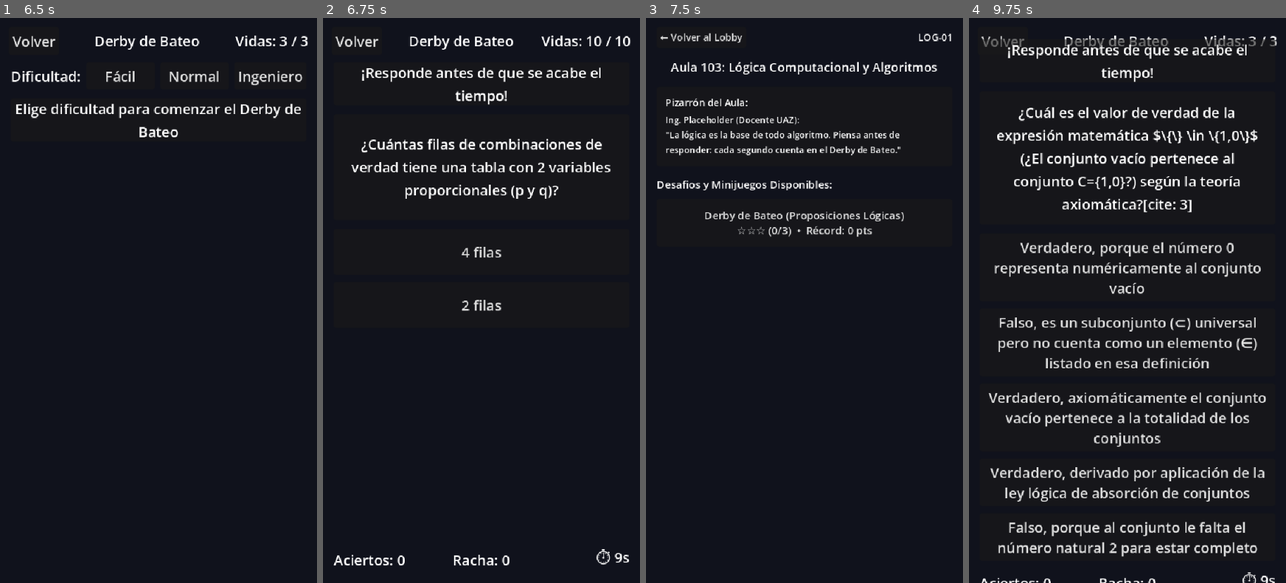
Above: before the commit, frames 1-4 (left to right).
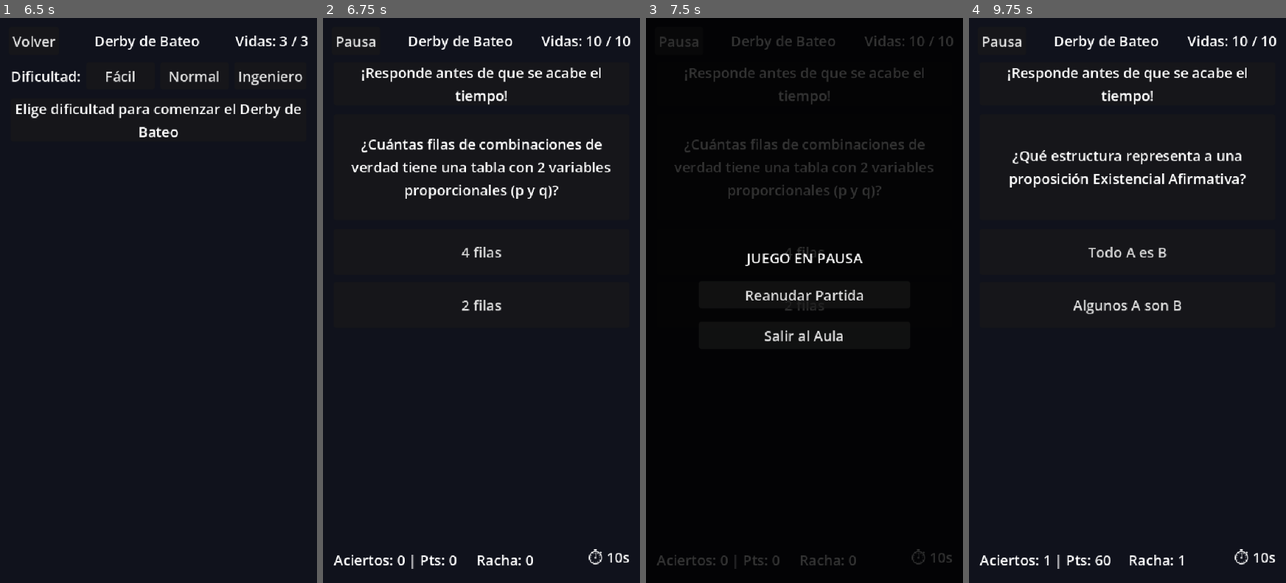
Above: after the commit, the same moments.

Repository: Bijou91/Morelosoft-International-Solutions
Game: Godot game, scene res://scenes/minigames/logica/derby_de_bateo/DerbyDeBateo.tscn
The game is run twice, just before and just after one commit, with the same random seed, the same clock (stepped at 60 frames per second) and the same inputs. This scene is started directly instead of the project's main scene.
Inputs (mouse positions are in pixels of both pictures, inside the frame that each line leads up to):
- Up to frame 1 (6.5 s): click "Volver" at 0.5 s; click "← Volver al Lobby" at 1.25 s; click "<-" at 2 s; click "Salón (Programación)" at 2.75 s; click "← Volver al Lobby" at 3.5 s; click "->" at 4.25 s; click "Salón (Lógica)" at 5 s; click "Derby de Bateo (Proposiciones…" at 5.75 s
- Up to frame 2 (6.75 s): click "Fácil" at 6.5 s
- Up to frame 3 (7.5 s): click (677, 40) at 7.25 s, where only the run after the commit has a clickable "Pausa"
- Up to frame 4 (9.75 s): click (1127, 294) at 8 s, where only the run after the commit has a clickable "Reanudar Partida"; click "Derby de Bateo (Proposiciones…" (after the commit: "4 filas") at 8.75 s; click (1238, 74) at 9.5 s, where only the run before the commit has a clickable "Ingeniero"

Frame 1 is identical in both runs. In frame 2, 0.9% of the frame differs, in the area x 3-97%, y 3-98%; in frame 3, 6.5%; in frame 4, 16%, in the area x 3-98%, y 3-100%.

Commit message:
Se han integrado las correcciones al minijuego 'Derby de bateo'

Diff:
--- a/pixeling/scenes/minigames/logica/derby_de_bateo/DerbyDeBateo.gd
+++ b/pixeling/scenes/minigames/logica/derby_de_bateo/DerbyDeBateo.gd
@@ -5,7 +5,13 @@
 extends MiniGameBase
 
 # --- Configuración por dificultad ---
-const TIMER_SECONDS: float = 10.0
+# --- Configuración por dificultad ---
+const TIMER_BY_DIFF: Dictionary = {
+	"FACIL": 10.0,
+	"NORMAL": 20.0,
+	"INGENIERO": 60.0
+}
+
 const OPTIONS_BY_DIFF: Dictionary = {
 	"FACIL": 2,
 	"NORMAL": 3,
@@ -27,7 +33,7 @@
 var current_question: Dictionary = {}
 var current_options: Array[String] = []
 var correct_option_index: int = -1
-var time_left: float = TIMER_SECONDS
+var time_left: float = 10.0
 var is_playing: bool = false
 var is_answering: bool = false
 var max_lives: int = 3
@@ -35,6 +41,7 @@
 var streak: int = 0
 var total_correct: int = 0
 var total_answered: int = 0
+var total_score: int = 0
 
 # --- Rutas de JSON (aisladas en esta carpeta) ---
 const DATA_PATHS: Dictionary = {
@@ -61,6 +68,20 @@
 @onready var score_label: Label = $VBox/BottomBar/ScoreLabel
 @onready var streak_label: Label = $VBox/BottomBar/StreakLabel
 
+#Logica de pausa
+@onready var btn_pause: Button = $TopHUD/BtnPause
+@onready var pause_overlay: ColorRect = $PauseOverlay
+@onready var btn_resume: Button = $PauseOverlay/VBox/BtnResume
+@onready var btn_exit: Button = $PauseOverlay/VBox/BtnExit
+
+# Logica de Game Over
+@onready var game_over_overlay: ColorRect = $GameOverOverlay
+@onready var go_title_label: Label = $GameOverOverlay/VBox/TitleLabel
+@onready var go_reason_label: Label = $GameOverOverlay/VBox/ReasonLabel
+@onready var go_stats_label: Label = $GameOverOverlay/VBox/StatsLabel
+@onready var btn_go_retry: Button = $GameOverOverlay/VBox/BtnRetry
+@onready var btn_go_exit: Button = $GameOverOverlay/VBox/BtnExit
+
 func _ready() -> void:
 	super._ready()
 	minigame_id = "derby_de_bateo"
@@ -74,6 +95,20 @@
 
 	_show_difficulty_selector()
 	set_status("Elige dificultad para comenzar el Derby de Bateo")
+
+	# Conectar nuevos botones
+	btn_pause.pressed.connect(_on_pause_pressed)
+	btn_resume.pressed.connect(_on_resume_pressed)
+	btn_exit.pressed.connect(_on_exit_pressed)
+
+	# Conectar el botón de la pantalla de Game Over
+	btn_go_exit.pressed.connect(_on_go_exit_pressed)
+
+	# Conectar el botón de reintentar
+	btn_go_retry.pressed.connect(_on_go_retry_pressed)
+
+	# CRÍTICO: Permitir que el menú de pausa funcione mientras el juego está congelado
+	pause_overlay.process_mode = Node.PROCESS_MODE_ALWAYS
 
 func _process(delta: float) -> void:
 	if not is_playing or is_answering:
@@ -95,6 +130,7 @@
 	streak = 0
 	total_correct = 0
 	total_answered = 0
+	total_score = 0
 	is_playing = true
 	is_answering = false
 
@@ -102,6 +138,9 @@
 	question_panel.visible = true
 	options_container.visible = true
 	$VBox/BottomBar.visible = true
+
+	btn_back.visible = false
+	btn_pause.visible = true
 
 	EventBus.minigame_started.emit(minigame_id, current_difficulty)
 	_update_lives_display()
@@ -118,6 +157,10 @@
 	options_container.visible = false
 	$VBox/BottomBar.visible = false
 	is_playing = false
+
+	btn_back.visible = true
+	if btn_pause: # Comprobación de seguridad por si el nodo aún no carga
+		btn_pause.visible = false
 
 func _load_questions(diff: String) -> void:
 	questions.clear()
@@ -152,7 +195,7 @@
 	current_question = questions.pop_front()
 	_build_options()
 	question_label.text = str(current_question.get("question", "Pregunta no disponible"))
-	time_left = TIMER_SECONDS
+	time_left = TIMER_BY_DIFF.get(current_difficulty, 10.0)
 	is_answering = false
 	_update_timer_ui()
 	set_status("¡Responde antes de que se acabe el tiempo!")
@@ -218,6 +261,7 @@
 	var points: int = SCORE_BASE.get(current_difficulty, 100)
 	# Bonus por racha
 	points += mini(streak * 10, 50)
+	total_score += points
 	set_status("¡Correcto! +%d pts  |  Racha: %d" % [points, streak])
 	_update_score_ui()
 
@@ -258,12 +302,19 @@
 		stars = 1
 
 	var final_score: int = total_correct * SCORE_BASE.get(current_difficulty, 100)
-	set_status("GAME OVER: %s. Aciertos: %d  |  Puntos: %d" % [reason, total_correct, final_score])
-
-	await get_tree().create_timer(2.0).timeout
+
+	# Mostrar mensaje rápido en el banner
+	set_status("GAME OVER. Revisa tus resultados.")
+
+	# Llenar la pantalla de estadísticas
+	go_reason_label.text = reason
+	go_stats_label.text = "Aciertos: %d\nPuntos Totales: %d\nEstrellas: %d" % [total_correct, final_score, stars]
+
+	# Llamar a finish_game para guardar el progreso internamente
 	finish_game(total_correct > 0, final_score, stars, "Derby finalizado con %d aciertos" % total_correct)
-	# Volver al aula (no al lobby directamente)
-	_on_back_pressed()
+
+	# Mostrar la pantalla superpuesta
+	game_over_overlay.visible = true
 
 # ---------------------------------------------------------------------------
 # UI helpers
@@ -271,7 +322,8 @@
 
 func _update_timer_ui() -> void:
 	if timer_label:
-		var secs: int = ceili(maxi(0.0, time_left))
+		var secs: int = ceili(maxf(0.0, time_left))
+
 		timer_label.text = "⏱ %ds" % secs
 		if secs <= 3:
 			timer_label.modulate = Color(1.0, 0.3, 0.3)
@@ -284,7 +336,7 @@
 
 func _update_score_ui() -> void:
 	if score_label:
-		score_label.text = "Aciertos: %d" % total_correct
+		score_label.text = "Aciertos: %d | Pts: %d" % [total_correct, total_score]
 	if streak_label:
 		streak_label.text = "Racha: %d" % streak
 
@@ -300,3 +352,41 @@
 		get_tree().change_scene_to_file("res://scenes/classroom/AulaLogica.tscn")
 	else:
 		get_tree().change_scene_to_file("res://scenes/campus/Lobby.tscn")
+
+# ---------------------------------------------------------------------------
+# Sistema de Pausa
+# ---------------------------------------------------------------------------
+
+func _on_pause_pressed() -> void:
+	# Evitar pausar si estamos en el selector de dificultad o procesando un error
+	if not is_playing or is_answering:
+		return
+
+	AudioManager.play_click()
+	get_tree().paused = true
+	pause_overlay.visible = true
+
+func _on_resume_pressed() -> void:
+	AudioManager.play_click()
+	get_tree().paused = false
+	pause_overlay.visible = false
+
+func _on_exit_pressed() -> void:
+	# Despausar antes de cambiar de escena para evitar bugs en el aula
+	get_tree().paused = false
+	_on_back_pressed()
+
+func _on_go_exit_pressed() -> void:
+	AudioManager.play_click()
+	# Esto utilizará tu lógica existente para volver al aula
+	_on_back_pressed()
+
+func _on_go_retry_pressed() -> void:
+	AudioManager.play_click()
+
+	# Ocultar la pantalla de Game Over
+	game_over_overlay.visible = false
+
+	# Volver a mostrar el selector de dificultad
+	_show_difficulty_selector()
+	set_status("Elige dificultad para volver a intentar")
--- a/pixeling/scenes/minigames/logica/derby_de_bateo/DerbyDeBateo.tscn
+++ b/pixeling/scenes/minigames/logica/derby_de_bateo/DerbyDeBateo.tscn
@@ -1,8 +1,8 @@
-[gd_scene load_steps=2 format=3 uid="uid://derbybateo01"]
-
-[ext_resource type="Script" path="res://scenes/minigames/logica/derby_de_bateo/DerbyDeBateo.gd" id="1_derby"]
-
-[node name="DerbyDeBateo" type="Control"]
+[gd_scene format=3 uid="uid://derbybateo01"]
+
+[ext_resource type="Script" uid="uid://c2skb7g0uv54h" path="res://scenes/minigames/logica/derby_de_bateo/DerbyDeBateo.gd" id="1_derby"]
+
+[node name="DerbyDeBateo" type="Control" unique_id=134889459]
 layout_mode = 3
 anchors_preset = 15
 anchor_right = 1.0
@@ -11,7 +11,7 @@
 grow_vertical = 2
 script = ExtResource("1_derby")
 
-[node name="ColorRect" type="ColorRect" parent="."]
+[node name="ColorRect" type="ColorRect" parent="." unique_id=236575439]
 layout_mode = 1
 anchors_preset = 15
 anchor_right = 1.0
@@ -20,7 +20,7 @@
 grow_vertical = 2
 color = Color(0.0627451, 0.0705882, 0.109804, 1)
 
-[node name="TopHUD" type="HBoxContainer" parent="."]
+[node name="TopHUD" type="HBoxContainer" parent="." unique_id=969746135]
 layout_mode = 1
 anchors_preset = 10
 anchor_right = 1.0
@@ -30,27 +30,31 @@
 offset_bottom = 42.0
 grow_horizontal = 2
 
-[node name="BtnBack" type="Button" parent="TopHUD"]
+[node name="BtnBack" type="Button" parent="TopHUD" unique_id=368231096]
 layout_mode = 2
 text = "Volver"
 
-[node name="Spacer" type="Control" parent="TopHUD"]
-layout_mode = 2
-size_flags_horizontal = 3
-
-[node name="Title" type="Label" parent="TopHUD"]
+[node name="BtnPause" type="Button" parent="TopHUD" unique_id=898162493]
+layout_mode = 2
+text = "Pausa"
+
+[node name="Spacer" type="Control" parent="TopHUD" unique_id=845309506]
+layout_mode = 2
+size_flags_horizontal = 3
+
+[node name="Title" type="Label" parent="TopHUD" unique_id=2085856392]
 layout_mode = 2
 text = "Derby de Bateo"
 
-[node name="Spacer2" type="Control" parent="TopHUD"]
-layout_mode = 2
-size_flags_horizontal = 3
-
-[node name="LivesLabel" type="Label" parent="TopHUD"]
+[node name="Spacer2" type="Control" parent="TopHUD" unique_id=985374208]
+layout_mode = 2
+size_flags_horizontal = 3
+
+[node name="LivesLabel" type="Label" parent="TopHUD" unique_id=792975698]
 layout_mode = 2
 text = "Vidas: 3 / 3"
 
-[node name="VBox" type="VBoxContainer" parent="."]
+[node name="VBox" type="VBoxContainer" parent="." unique_id=709488340]
 layout_mode = 1
 anchors_preset = 15
 anchor_right = 1.0
@@ -63,84 +67,173 @@
 grow_vertical = 2
 theme_override_constants/separation = 10
 
-[node name="DifficultySelector" type="HBoxContainer" parent="VBox"]
+[node name="DifficultySelector" type="HBoxContainer" parent="VBox" unique_id=776877065]
 layout_mode = 2
 theme_override_constants/separation = 6
 
-[node name="LabelDiff" type="Label" parent="VBox/DifficultySelector"]
+[node name="LabelDiff" type="Label" parent="VBox/DifficultySelector" unique_id=678878204]
 layout_mode = 2
 text = "Dificultad:"
 
-[node name="BtnDiffFacil" type="Button" parent="VBox/DifficultySelector"]
+[node name="BtnDiffFacil" type="Button" parent="VBox/DifficultySelector" unique_id=801325517]
 layout_mode = 2
 size_flags_horizontal = 3
 text = "Fácil"
 
-[node name="BtnDiffNormal" type="Button" parent="VBox/DifficultySelector"]
+[node name="BtnDiffNormal" type="Button" parent="VBox/DifficultySelector" unique_id=1504026715]
 layout_mode = 2
 size_flags_horizontal = 3
 text = "Normal"
 
-[node name="BtnDiffIng" type="Button" parent="VBox/DifficultySelector"]
+[node name="BtnDiffIng" type="Button" parent="VBox/DifficultySelector" unique_id=2086861717]
 layout_mode = 2
 size_flags_horizontal = 3
 text = "Ingeniero"
 
-[node name="StatusBanner" type="PanelContainer" parent="VBox"]
+[node name="StatusBanner" type="PanelContainer" parent="VBox" unique_id=1442633856]
 custom_minimum_size = Vector2(0, 40)
 layout_mode = 2
 
-[node name="Label" type="Label" parent="VBox/StatusBanner"]
+[node name="Label" type="Label" parent="VBox/StatusBanner" unique_id=2076908403]
 layout_mode = 2
 text = "Elige dificultad para comenzar"
 horizontal_alignment = 1
 vertical_alignment = 1
 autowrap_mode = 2
 
-[node name="QuestionPanel" type="PanelContainer" parent="VBox"]
+[node name="QuestionPanel" type="PanelContainer" parent="VBox" unique_id=902165215]
 visible = false
 custom_minimum_size = Vector2(0, 120)
 layout_mode = 2
 size_flags_vertical = 0
 
-[node name="Margin" type="MarginContainer" parent="VBox/QuestionPanel"]
+[node name="Margin" type="MarginContainer" parent="VBox/QuestionPanel" unique_id=909476889]
 layout_mode = 2
 theme_override_constants/margin_left = 12
 theme_override_constants/margin_top = 12
 theme_override_constants/margin_right = 12
 theme_override_constants/margin_bottom = 12
 
-[node name="QuestionLabel" type="Label" parent="VBox/QuestionPanel/Margin"]
+[node name="QuestionLabel" type="Label" parent="VBox/QuestionPanel/Margin" unique_id=382756032]
 layout_mode = 2
 text = "Aquí aparecerá la pregunta de Lógica y Algoritmos"
+horizontal_alignment = 1
+vertical_alignment = 1
 autowrap_mode = 2
-horizontal_alignment = 1
-vertical_alignment = 1
-
-[node name="OptionsContainer" type="VBoxContainer" parent="VBox"]
+
+[node name="OptionsContainer" type="VBoxContainer" parent="VBox" unique_id=236198525]
 visible = false
 layout_mode = 2
 size_flags_vertical = 3
 theme_override_constants/separation = 8
 
-[node name="BottomBar" type="HBoxContainer" parent="VBox"]
+[node name="BottomBar" type="HBoxContainer" parent="VBox" unique_id=1231723228]
 visible = false
 layout_mode = 2
 theme_override_constants/separation = 12
 
-[node name="ScoreLabel" type="Label" parent="VBox/BottomBar"]
+[node name="ScoreLabel" type="Label" parent="VBox/BottomBar" unique_id=1243679508]
 layout_mode = 2
 size_flags_horizontal = 3
 text = "Aciertos: 0"
 
-[node name="StreakLabel" type="Label" parent="VBox/BottomBar"]
+[node name="StreakLabel" type="Label" parent="VBox/BottomBar" unique_id=33278407]
 layout_mode = 2
 size_flags_horizontal = 3
 text = "Racha: 0"
 horizontal_alignment = 1
 
-[node name="TimerLabel" type="Label" parent="VBox/BottomBar"]
+[node name="TimerLabel" type="Label" parent="VBox/BottomBar" unique_id=835956098]
 layout_mode = 2
 size_flags_horizontal = 3
 text = "⏱ 10s"
 horizontal_alignment = 2
+
+[node name="PauseOverlay" type="ColorRect" parent="." unique_id=1971617699]
+visible = false
+layout_mode = 1
+anchors_preset = 15
+anchor_right = 1.0
+anchor_bottom = 1.0
+grow_horizontal = 2
+grow_vertical = 2
+color = Color(0, 0, 0, 0.8)
+
+[node name="VBox" type="VBoxContainer" parent="PauseOverlay" unique_id=328328299]
+layout_mode = 1
+anchors_preset = 8
+anchor_left = 0.5
+anchor_top = 0.5
+anchor_right = 0.5
+anchor_bottom = 0.5
+offset_left = -120.0
+offset_top = -60.0
+offset_right = 120.0
+offset_bottom = 60.0
+grow_horizontal = 2
+grow_vertical = 2
+theme_override_constants/separation = 15
+
+[node name="Label" type="Label" parent="PauseOverlay/VBox" unique_id=807339289]
+layout_mode = 2
+text = "JUEGO EN PAUSA"
+horizontal_alignment = 1
+
+[node name="BtnResume" type="Button" parent="PauseOverlay/VBox" unique_id=95935810]
+layout_mode = 2
+text = "Reanudar Partida"
+
+[node name="BtnExit" type="Button" parent="PauseOverlay/VBox" unique_id=874829275]
+layout_mode = 2
+text = "Salir al Aula"
+
+[node name="GameOverOverlay" type="ColorRect" parent="." unique_id=1278985691]
+visible = false
+layout_mode = 1
+anchors_preset = 15
+anchor_right = 1.0
+anchor_bottom = 1.0
+grow_horizontal = 2
+grow_vertical = 2
+color = Color(0.1, 0.05, 0.05, 0.9)
+
+[node name="VBox" type="VBoxContainer" parent="GameOverOverlay" unique_id=1215562597]
+layout_mode = 1
+anchors_preset = 8
+anchor_left = 0.5
+anchor_top = 0.5
+anchor_right = 0.5
+anchor_bottom = 0.5
+offset_left = -150.0
+offset_top = -80.0
+offset_right = 150.0
+offset_bottom = 80.0
+grow_horizontal = 2
+grow_vertical = 2
+theme_override_constants/separation = 20
+
+[node name="TitleLabel" type="Label" parent="GameOverOverlay/VBox" unique_id=1364272338]
+layout_mode = 2
+theme_override_colors/font_color = Color(1, 0.4, 0.4, 1)
+text = "¡JUEGO TERMINADO!"
+horizontal_alignment = 1
+
+[node name="ReasonLabel" type="Label" parent="GameOverOverlay/VBox" unique_id=496116784]
+layout_mode = 2
+text = "Razón"
+horizontal_alignment = 1
+
+[node name="StatsLabel" type="Label" parent="GameOverOverlay/VBox" unique_id=496712076]
+layout_mode = 2
+text = "Aciertos: 0
+Puntos Totales: 0
+Estrellas: 0"
+horizontal_alignment = 1
+
+[node name="BtnRetry" type="Button" parent="GameOverOverlay/VBox" unique_id=636567765]
+layout_mode = 2
+text = "Reintentar"
+
+[node name="BtnExit" type="Button" parent="GameOverOverlay/VBox" unique_id=2078152934]
+layout_mode = 2
+text = "Volver al Aula"
--- a/pixeling/scenes/minigames/logica/derby_de_bateo/data/questions_ingeniero.json
+++ b/pixeling/scenes/minigames/logica/derby_de_bateo/data/questions_ingeniero.json
@@ -1,6 +1,6 @@
 [
   {
-    "question": "En una encuesta a 156 niños, a 52 les gusta el balón, 63 los carritos, 87 videojuegos. 26 juegan con balón y carritos, 37 con carritos y videojuegos, 23 con balón y videojuegos, y 7 expresaron gusto por los tres. ¿A cuántos niños les gusta solamente jugar con el balón?[cite: 5]",
+    "question": "En una encuesta a 156 niños, a 52 les gusta el balón, 63 los carritos, 87 videojuegos. 26 juegan con balón y carritos, 37 con carritos y videojuegos, 23 con balón y videojuegos, y 7 expresaron gusto por los tres. ¿A cuántos niños les gusta solamente jugar con el balón?",
     "correct": "17 niños",
     "incorrect": [
       "34 niños",
@@ -10,7 +10,7 @@
     ]
   },
   {
-    "question": "Utilizando los datos de la encuesta de 156 niños (52 balón, 63 carritos, 87 videojuegos, con sus respectivas intersecciones), ¿a cuántos niños les gusta solamente jugar con los videojuegos?[cite: 5]",
+    "question": "Utilizando los datos de la encuesta de 156 niños (52 balón, 63 carritos, 87 videojuegos, con sus respectivas intersecciones), ¿a cuántos niños les gusta solamente jugar con los videojuegos?",
     "correct": "34 niños",
     "incorrect": [
       "87 niños",
@@ -20,7 +20,7 @@
     ]
   },
   {
-    "question": "Con los mismos datos de la encuesta de 156 niños sobre sus juguetes favoritos, ¿a cuántos niños les gusta otro juguete no mencionado en la encuesta?[cite: 5]",
+    "question": "Con los mismos datos de la encuesta de 156 niños sobre sus juguetes favoritos, ¿a cuántos niños les gusta otro juguete no mencionado en la encuesta?",
     "correct": "98 niños",
     "incorrect": [
       "156 niños",
@@ -30,7 +30,7 @@
     ]
   },
   {
-    "question": "Se encuesta a 150 familias: 10 tienen hijos en Básica, Media y Universitaria; 16 en Básica y Uni; 30 en Media y Básica; 22 en Media y Uni. 72 en Media, 71 en Básica, 38 en Uni. ¿Cuántas familias tienen hijos solo en la universidad?[cite: 5]",
+    "question": "Se encuesta a 150 familias: 10 tienen hijos en Básica, Media y Universitaria; 16 en Básica y Uni; 30 en Media y Básica; 22 en Media y Uni. 72 en Media, 71 en Básica, 38 en Uni. ¿Cuántas familias tienen hijos solo en la universidad?",
     "correct": "10 familias",
     "incorrect": [
       "38 familias",
@@ -40,7 +40,7 @@
     ]
   },
   {
-    "question": "Basado en la encuesta de 150 familias sobre niveles educativos, ¿cuál es el número total de familias que tienen hijos únicamente en dos niveles diferentes?[cite: 5]",
+    "question": "Basado en la encuesta de 150 familias sobre niveles educativos, ¿cuál es el número total de familias que tienen hijos únicamente en dos niveles diferentes?",
     "correct": "38 familias",
     "incorrect": [
       "68 familias",
@@ -50,7 +50,7 @@
     ]
   },
   {
-    "question": "Dado el conjunto E = {{1,2,3},{4,5}}, ¿cuál es el valor de verdad y la justificación de la afirmación {4,5} ∈ E?[cite: 3, 4]",
+    "question": "Dado el conjunto E = {{1,2,3},{4,5}}, ¿cuál es el valor de verdad y la justificación de la afirmación {4,5} ∈ E?",
     "correct": "Verdadero, porque el subconjunto completo es un elemento explícito de E",
     "incorrect": [
       "Falso, porque 4 y 5 son elementos separados dentro de la jerarquía",
@@ -60,7 +60,7 @@
     ]
   },
   {
-    "question": "Dado el conjunto E = {{1,2,3},{4,5}}, ¿cuál es el valor de verdad lógico de la afirmación 1 ∈ E?[cite: 3, 4]",
+    "question": "Dado el conjunto E = {{1,2,3},{4,5}}, ¿cuál es el valor de verdad lógico de la afirmación 1 ∈ E?",
     "correct": "Falso, porque 1 está dentro de un subconjunto, no es un elemento directo de E",
     "incorrect": [
       "Verdadero, porque 1 es parte del primer sub-elemento de E",
@@ -70,7 +70,7 @@
     ]
   },
   {
-    "question": "Si deseas definir por especificación (comprensión) el conjunto de números enteros tales que su cuadrado sea 9, ¿cuál es la notación correcta?[cite: 3, 4]",
+    "question": "Si deseas definir por especificación (comprensión) el conjunto de números enteros tales que su cuadrado sea 9, ¿cuál es la notación correcta?",
     "correct": "A = {x | x ∈ Z, x^2 = 9}",
     "incorrect": [
       "A = {x | x^2 = 9}",
@@ -80,7 +80,7 @@
     ]
   },
   {
-    "question": "¿Qué relación de igualdad existe estrictamente entre D = {1,3,5,7} y G = {3,7,5,1}?[cite: 3, 4]",
+    "question": "¿Qué relación de igualdad existe estrictamente entre D = {1,3,5,7} y G = {3,7,5,1}?",
     "correct": "D = G, son el mismo conjunto sin importar el orden de sus elementos",
     "incorrect": [
       "D ⊂ G, pero no son totalmente iguales",
@@ -120,7 +120,7 @@
     ]
   },
   {
-    "question": "¿Cuál es la definición teórica exacta de una proposición categórica en lógica clásica?[cite: 6]",
+    "question": "¿Cuál es la definición teórica exacta de una proposición categórica en lógica clásica?",
     "correct": "Una proposición que trata acerca de los elementos de dos clases y describe la relación entre ellos",
     "incorrect": [
       "Una proposición compuesta unida exclusivamente por operadores condicionales",
@@ -130,7 +130,7 @@
     ]
   },
   {
-    "question": "¿Con qué elemento lógico debe comenzar obligatoriamente toda proposición categórica formal?[cite: 6]",
+    "question": "¿Con qué elemento lógico debe comenzar obligatoriamente toda proposición categórica formal?",
     "correct": "Con un cuantificador (Todos, ningún, algunos, etc.)",
     "incorrect": [
       "Con una variable proposicional minúscula (p, q, r)",
@@ -190,7 +190,7 @@
     ]
   },
   {
-    "question": "En notación formal de teoría de conjuntos y proposiciones, ¿qué símbolo se utiliza para indicar directamente que el conjunto B no contiene como elemento a 'x'?[cite: 3]",
+    "question": "En notación formal de teoría de conjuntos y proposiciones, ¿qué símbolo se utiliza para indicar directamente que el conjunto B no contiene como elemento a 'x'?",
     "correct": "x ∉ B",
     "incorrect": [
       "x ⊄ B",
@@ -200,7 +200,7 @@
     ]
   },
   {
-    "question": "Al definir por especificación matemática el conjunto de enteros positivos cuyo resultado de sumarle 3 sea exactamente 8, ¿cuál es la notación rigurosa?[cite: 3, 4]",
+    "question": "Al definir por especificación matemática el conjunto de enteros positivos cuyo resultado de sumarle 3 sea exactamente 8, ¿cuál es la notación rigurosa?",
     "correct": "x = {x | x ∈ Z+, x + 3 = 8}",
     "incorrect": [
       "x = {5}",
@@ -210,7 +210,7 @@
     ]
   },
   {
-    "question": "En un diagrama de Venn de 3 conjuntos, si el conjunto Universo (U) es 156 y la unión total (T) de los 3 conjuntos es 58, ¿qué operación realizas lógicamente para encontrar a los elementos que no pertenecen a ninguno?[cite: 5]",
+    "question": "En un diagrama de Venn de 3 conjuntos, si el conjunto Universo (U) es 156 y la unión total (T) de los 3 conjuntos es 58, ¿qué operación realizas lógicamente para encontrar a los elementos que no pertenecen a ninguno?",
     "correct": "U - T (156 - 58) = 98",
     "incorrect": [
       "U + T (156 + 58) = 214",
@@ -220,7 +220,7 @@
     ]
   },
   {
-    "question": "¿Cuál es la estructura lógica deductiva correcta correspondiente a una proposición categórica Universal Negativa?[cite: 6]",
+    "question": "¿Cuál es la estructura lógica deductiva correcta correspondiente a una proposición categórica Universal Negativa?",
     "correct": "Ningún 'A' es 'B'",
     "incorrect": [
       "Todo 'A' es 'B'",
@@ -230,7 +230,7 @@
     ]
   },
   {
-    "question": "¿Qué valor de verdad tiene la proposición lógica $0 \\in \\mathbb{Z}^+$ (Cero pertenece al conjunto de los enteros positivos)?[cite: 3]",
+    "question": "¿Qué valor de verdad tiene la proposición lógica $0 \\in \\mathbb{Z}^+$ (Cero pertenece al conjunto de los enteros positivos)?",
     "correct": "Falso",
     "incorrect": [
       "Verdadero",
@@ -270,7 +270,7 @@
     ]
   },
   {
-    "question": "¿Cuál es el valor de verdad de la expresión matemática $\\{\\} \\in \\{1,0\\}$ (¿El conjunto vacío pertenece al conjunto C={1,0}?) según la teoría axiomática?[cite: 3]",
+    "question": "¿Cuál es el valor de verdad de la expresión matemática $\\{\\} \\in \\{1,0\\}$ (¿El conjunto vacío pertenece al conjunto C={1,0}?) según la teoría axiomática?",
     "correct": "Falso, es un subconjunto (⊂) universal pero no cuenta como un elemento (∈) listado en esa definición",
     "incorrect": [
       "Verdadero, axiomáticamente el conjunto vacío pertenece a la totalidad de los conjuntos",
